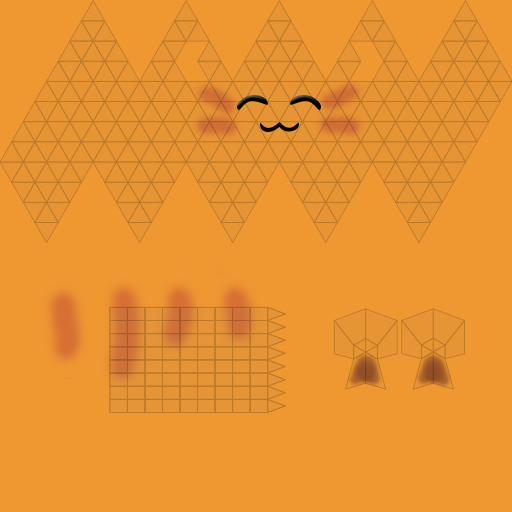
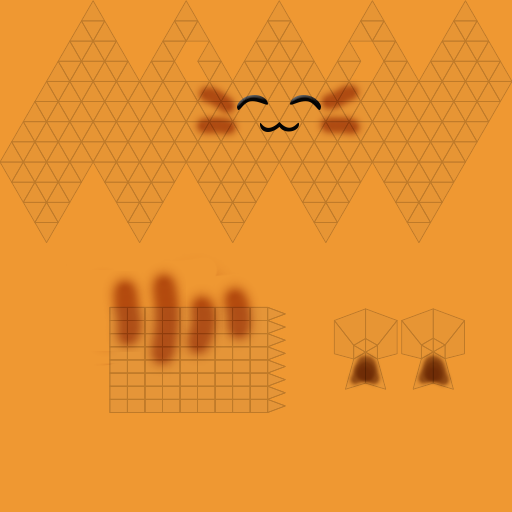
The second 512 × 512 image is a revision of the first. Changes to its layers:
painted on "Layer 3" over [44, 80, 451, 388]
